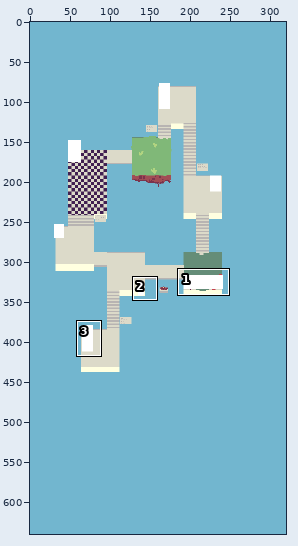
Two states of a pixel-art file, art/islands.aseprite. The first picture is a wide view before the edit; the outline marks the close-up.
Close-up. Before the edit:
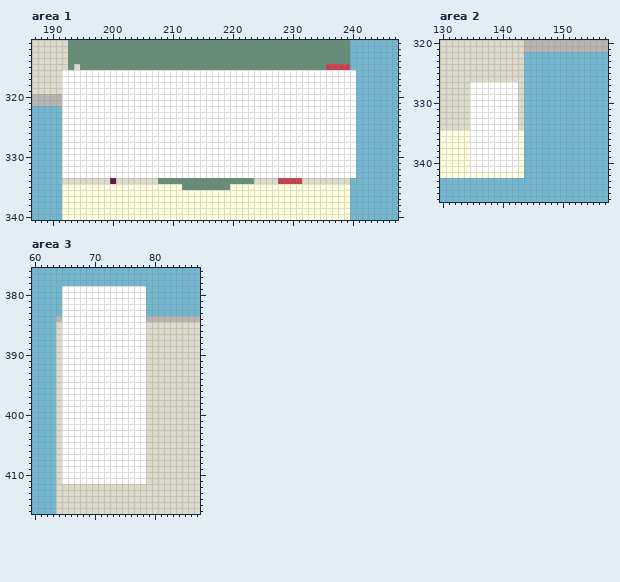
320x640 pixels, 1 frame. Shown: area 1: x 187..247, y 311..340; area 2: x 130..157, y 320..346; area 3: x 60..87, y 376..416. The commit also changed other parts of the picture, which this record leaves out.
After:
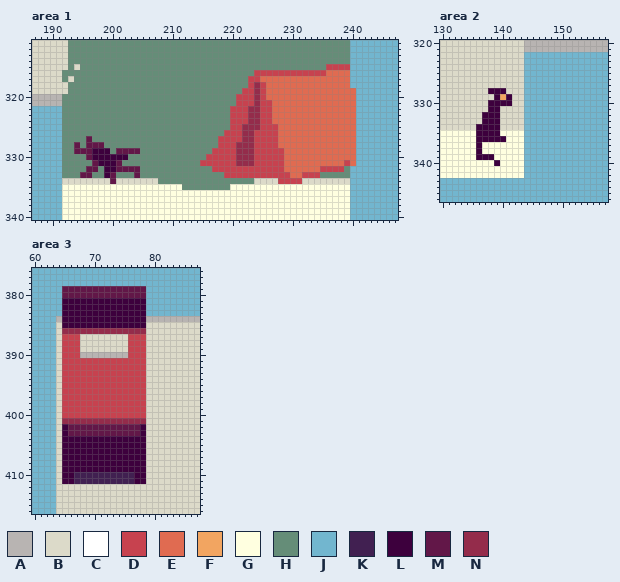
Palette (. is transparent): A #b8b4b2  B #dcdac9  C #ffffff  D #c7424f  E #e06b51  F #f2a561  G #ffffe0  H #658d78  J #72b6cf  K #412051  L #3d003d  M #621748  N #942c4b
What changed:
layer "Group 1/Layer 9" now hidden
Changed rows in their new state; - is an unchanged pixel.
Area 1:
first column x 192:
316 HHHHHHHHHHHHHHHHHHHHHHHHHHHHHHHHDDDDDDDDDDDDEEEEJ
317 HBHHHHHHHHHHHHHHHHHHHHHHHHHHHHHDDEEEEEEEEEEEEEEEJ
318 BHHHHHHHHHHHHHHHHHHHHHHHHHHHHHHDNDEEEEEEEEEEEEEEJ
319 BHHHHHHHHHHHHHHHHHHHHHHHHHHHHHDDNDEEEEEEEEEEEEEEE
320 HHHHHHHHHHHHHHHHHHHHHHHHHHHHHDDDNDEEEEEEEEEEEEEEE
321 HHHHHHHHHHHHHHHHHHHHHHHHHHHHHDDDNDDEEEEEEEEEEEEEE
322 HHHHHHHHHHHHHHHHHHHHHHHHHHHHDDDNNDDEEEEEEEEEEEEEE
323 HHHHHHHHHHHHHHHHHHHHHHHHHHHHDDDNNDDEEEEEEEEEEEEEE
324 HHHHHHHHHHHHHHHHHHHHHHHHHHHHDDDNNDDEEEEEEEEEEEEEE
325 HHHHHHHHHHHHHHHHHHHHHHHHHHHHDDNNNDDDEEEEEEEEEEEEE
326 HHHHHHHHHHHHHHHHHHHHHHHHHHHDDDNNDDDDEEEEEEEEEEEEE
327 HHHHMHHHHHHHHHHHHHHHHHHHHHDDDDNNDDDDEEEEEEEEEEEEE
328 HHMHMMMHHHHHHHHHHHHHHHHHHHDDDNNNDDDDEEEEEEEEEEEEE
329 HHMMMLLLHMMMMHHHHHHHHHHHHDDDDNNNDDDDDEEEEEEEEEEEE
330 HHHHMLLLLLLHHHHHHHHHHHHHDDDDDNNNDDDDDEEEEEEEEEEEE
331 HHHHHMLLLMHHHHHHHHHHHHHDDDDDDNNNDDDDDEEEEEEEEEEDE
332 HHHHMMHLLMMMMHHHHHHHHHHHHDDDDDDDDDDDDEEEEEEDDDDHJ
333 HHHMMHHLMHHHMHHHHHHHHHHHHHHDDDDDDDDDDDEEDDDHHHHHJ
Area 2:
first column x 135:
327 BBBBBBBB
328 BBBLLLBB
329 BBBBLFLB
330 BBBLLLLB
331 BBBLLBBB
332 BBLLLBBB
333 BBLLLBBB
334 BLLLLBBB
335 GLLLLGGG
336 GLLLLLGG
337 GLGGGGGG
338 GLGGGGGG
339 GLLLGGGG
340 GGGGLGGG
341 GGGGGGGG
Area 3:
first column x 65:
379 MMMMMMMMMMMMMM
380 MMMMMMMMMMMMMM
381 LLLLLLLLLLLLLL
382 LLLLLLLLLLLLLL
383 LLLLLLLLLLLLLL
384 LLLLLLLLLLLLLL
385 LLLLLLLLLLLLLL
386 NNNNNNNNNNNNNN
387 DDDBBBBBBBBDDD
388 DDDBBBBBBBBDDD
389 DDDBBBBBBBBDDD
390 DDDAAAAAAAADDD
391 DDDDDDDDDDDDDD
392 DDDDDDDDDDDDDD
393 DDDDDDDDDDDDDD
394 DDDDDDDDDDDDDD
395 DDDDDDDDDDDDDD
396 DDDDDDDDDDDDDD
397 DDDDDDDDDDDDDD
398 DDDDDDDDDDDDDD
399 DDDDDDDDDDDDDD
400 DDDDDDDDDDDDDD
401 NNNNNNNNNNNNNN
402 LMMMMMMMMMMMML
403 LMMMMMMMMMMMML
404 LLLLLLLLLLLLLL
405 LLLLLLLLLLLLLL
406 LLLLLLLLLLLLLL
407 LLLLLLLLLLLLLL
408 LLLLLLLLLLLLLL
409 LLLLLLLLLLLLLL
410 LLKKKKKKKKKKLL
411 LLKKKKKKKKKKLL
Pixel boxes of the changes (left, top, right, bottom) in both close-ups:
changed: (62, 70, 356, 178)
changed: (470, 82, 518, 172)
changed: (62, 286, 146, 484)
